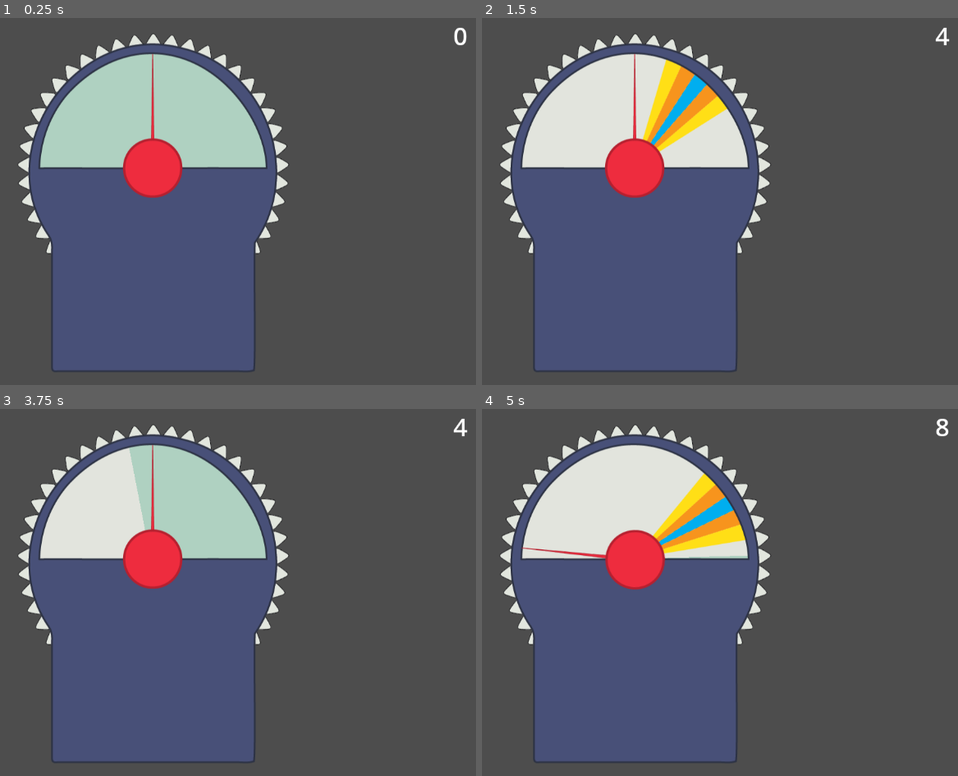
Above: before the commit, frames 1-4 (two rows, left to right).
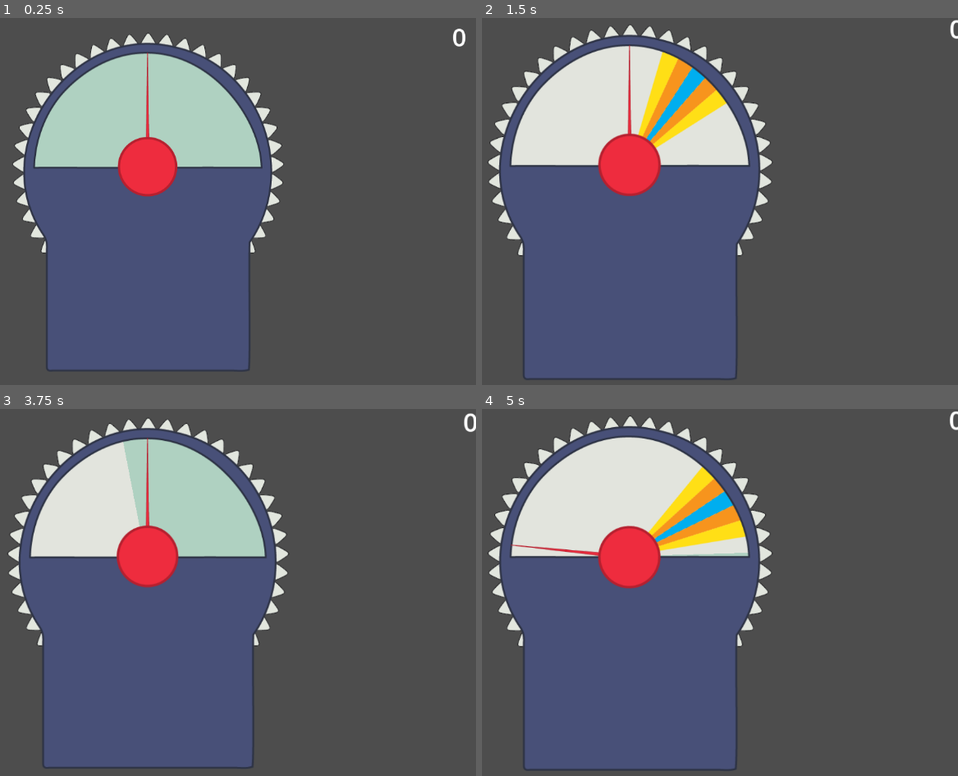
Above: after the commit, the same moments.

Repository: EshanDoes/wavelength--digital-version-
Game: Godot game, scene res://main.tscn
Same seed, same stepped clock (60 frames per second), same inputs: the game is played once before the commit and once after it.
Inputs (mouse positions are in pixels of both pictures, inside the frame that each line leads up to):
- Up to frame 1 (0.25 s): no input
- Up to frame 2 (1.5 s): tap Enter at 0.5 s; move the mouse to (772, 183) at 0.52 s; press the mouse at (772, 183) at 0.53 s; hold Right 0.53-1.28 s; move the mouse to (501, 219) at 1.27 s; release the mouse at (501, 219) at 1.28 s; hold Down from 1.28 s (still down); click (501, 219) at 1.35 s
- Up to frame 3 (3.75 s): tap Space at 2, 3.5 s; move the mouse to (214, 511) at 2.02 s; release Down at 2.03 s; press the mouse at (214, 511) at 2.03 s; hold Right 2.03-2.78 s; tap Alt at 2.1 s; tap Enter at 2.75 s; move the mouse to (114, 665) at 2.77 s; release the mouse at (114, 665) at 2.78 s; hold Up 2.78-3.53 s; tap Shift at 2.85 s; click (114, 665) at 3.05 s; move the mouse to (342, 647) at 3.52 s; press the mouse at (342, 647) at 3.53 s; hold Left from 3.53 s (still down)
- Up to frame 4 (5 s): keep holding Left; move the mouse to (outside the picture) at 4.27 s; release the mouse at (outside the picture) at 4.28 s; click (outside the picture) at 4.35 s

The runs differ from the first frame. In frame 1, 6.2% of the frame differs, in the area x 2-99%, y 2-97%; in frame 2, 11%, in the area x 1-100%, y 0-99%; in frame 3, 8.4%; in frame 4, 11%.

Commit message:
Hourly Commit 4.5 (Day 4)
Added a few ways to juice up the game, which are a slide effect for the cover, a zoom in for when you choose a position, and a slight bounce and color change for the points going up.

Diff:
--- a/main.tscn
+++ b/main.tscn
@@ -1,11 +1,13 @@
-[gd_scene load_steps=9 format=3 uid="uid://cdak4o3njegvw"]
+[gd_scene load_steps=11 format=3 uid="uid://cdak4o3njegvw"]
 
 [ext_resource type="Texture2D" uid="uid://1ujc8g15k8a5" path="res://sprites/board/boardtarget.png" id="1_0xm2m"]
 [ext_resource type="Texture2D" uid="uid://brq28asvb3ok3" path="res://sprites/board/boardtop.png" id="1_ig7tw"]
 [ext_resource type="Script" uid="uid://br2xcf8kanvej" path="res://scripts/targetrandomizer.gd" id="2_h2yge"]
 [ext_resource type="Script" uid="uid://bfg0fhne22jb3" path="res://scripts/coveranimation.gd" id="3_7mycd"]
 [ext_resource type="Texture2D" uid="uid://x3mcta2tdgs4" path="res://sprites/board/boardselector.png" id="4_1bvp3"]
+[ext_resource type="AudioStream" uid="uid://ewqnov2ow463" path="res://sounds/sliding.ogg" id="4_272bh"]
 [ext_resource type="Script" uid="uid://dt7l7gb4psnty" path="res://scripts/selector.gd" id="4_lquwl"]
+[ext_resource type="Script" uid="uid://cliy8teaersbg" path="res://scripts/camerazoom.gd" id="8_5vw27"]
 
 [sub_resource type="RectangleShape2D" id="RectangleShape2D_1bvp3"]
 size = Vector2(0.5, 13)
@@ -16,11 +18,13 @@
 [node name="Main" type="Node2D"]
 
 [node name="Board Background" type="Polygon2D" parent="."]
+position = Vector2(-7, -3.5)
 color = Color(0.886275, 0.894118, 0.866667, 1)
-polygon = PackedVector2Array(578, 54, 524, 63, 524, 63, 482, 84, 438, 119, 415, 144, 397, 179, 382, 217, 378, 273, 791, 274, 792, 248, 781, 202, 760, 166, 742, 137, 703, 97, 667, 73)
+polygon = PackedVector2Array(578, 54, 524, 63, 524, 63, 482, 84, 438, 119, 415, 144, 397, 179, 382, 217, 378, 273, 791, 274, 792, 248, 781, 202, 760, 166, 742, 137, 703, 97, 647, 62.5)
 
 [node name="Target" type="StaticBody2D" parent="."]
-position = Vector2(584, 262)
+position = Vector2(577, 258.5)
+rotation = 1.22173
 script = ExtResource("2_h2yge")
 
 [node name="Target Sprite" type="Sprite2D" parent="Target"]
@@ -28,22 +32,25 @@
 offset = Vector2(0, -100)
 
 [node name="4point" type="Area2D" parent="Target"]
+monitorable = false
 
 [node name="4 Point Collision" type="CollisionPolygon2D" parent="Target/4point"]
 polygon = PackedVector2Array(-14, -201, 14, -201, 1, 1)
 
 [node name="3point" type="Area2D" parent="Target"]
+monitorable = false
 
 [node name="3 Point Collision" type="CollisionPolygon2D" parent="Target/3point"]
 polygon = PackedVector2Array(-42, -197, -14, -200, 14, -201, 43, -196, 1, 1)
 
 [node name="2point" type="Area2D" parent="Target"]
+monitorable = false
 
 [node name="2 Point Collision" type="CollisionPolygon2D" parent="Target/2point"]
 polygon = PackedVector2Array(-42, -197, -14, -200, 14, -201, 43, -196, 71, -188, 1, 1, -71, -188)
 
 [node name="Board Cover" type="StaticBody2D" parent="."]
-position = Vector2(584, 266)
+position = Vector2(577, 262.5)
 script = ExtResource("3_7mycd")
 
 [node name="Polygon2D2" type="Polygon2D" parent="Board Cover"]
@@ -51,16 +58,20 @@
 color = Color(0.690196, 0.823529, 0.756863, 1)
 polygon = PackedVector2Array(591.823, 53.6762, 548.813, 53.9523, 518.123, 64.8675, 493.49, 77.6039, 471.885, 91.2509, 4 …(339 unchanged characters)…
 
+[node name="slidingsfx" type="AudioStreamPlayer2D" parent="Board Cover"]
+stream = ExtResource("4_272bh")
+volume_db = 3.0
+
 [node name="Board" type="Sprite2D" parent="."]
-position = Vector2(585, 325)
+position = Vector2(578, 322)
 texture = ExtResource("1_ig7tw")
 
 [node name="Selector" type="CharacterBody2D" parent="."]
-position = Vector2(585, 264)
+position = Vector2(578, 260.5)
 script = ExtResource("4_lquwl")
 
 [node name="Board Selector" type="Sprite2D" parent="Selector"]
-position = Vector2(-1, 1)
+position = Vector2(-1, 0)
 texture = ExtResource("4_1bvp3")
 offset = Vector2(0, -75)
 
@@ -69,17 +80,25 @@
 monitoring = false
 
 [node name="Hitbox" type="CollisionShape2D" parent="Selector/collision"]
-position = Vector2(1, -188)
+position = Vector2(0, -188)
 shape = SubResource("RectangleShape2D_1bvp3")
 
 [node name="Points Counter" type="Label" parent="."]
+anchors_preset = 1
+anchor_left = 1.0
+anchor_right = 1.0
 offset_left = 932.0
 offset_right = 1137.0
 offset_bottom = 61.0
+grow_horizontal = 0
 text = "0"
 label_settings = SubResource("LabelSettings_7mycd")
 horizontal_alignment = 2
 justification_flags = 162
+
+[node name="Camera" type="Camera2D" parent="."]
+position = Vector2(578, 322)
+script = ExtResource("8_5vw27")
 
 [connection signal="area_entered" from="Target/4point" to="Selector" method="four_entered"]
 [connection signal="area_exited" from="Target/4point" to="Selector" method="four_exited"]
--- /dev/null
+++ b/scripts/camerazoom.gd
@@ -0,0 +1,20 @@
+extends Node
+
+var zoomLevel = 1.0
+
+# Detect the input and zoom in camera for a slight bit of extra juice
+func _input(event):
+	if(event.is_action_pressed("click") and $"/root/Main/Board Cover".rotation_degrees == 0):
+		for i in 50:
+			zoomLevel = (ease(i/50.0, 0.4)*0.05) + 1
+			self.zoom.x = zoomLevel
+			self.zoom.y = zoomLevel
+
+			await get_tree().create_timer(0.01).timeout
+		await get_tree().create_timer(2.25).timeout
+		for i in 50:
+			zoomLevel = 1.05 - (ease(i/50.0, 0.4)*0.05)
+			self.zoom.x = zoomLevel
+			self.zoom.y = zoomLevel
+
+			await get_tree().create_timer(0.01).timeout
--- a/scripts/coveranimation.gd
+++ b/scripts/coveranimation.gd
@@ -9,16 +9,18 @@
 
 # Cover opening animation
 func CoverOpen(animationTime):
+	$slidingsfx.play()
+
 	for i in animationTime:
 		self.rotation_degrees = ease(i/animationTime, 0.3) * 180
 		await get_tree().create_timer(0.01).timeout
-
-		print(self.rotation_degrees)
+		#print(self.rotation_degrees)
 
 # Cover closing animation
 func CoverClose(animationTime):
+	$slidingsfx.play()
+
 	for i in animationTime:
-		self.rotation_degrees = 180 + round(-ease(i/animationTime, 0.3) * 180)
+		self.rotation_degrees = 180 - round(ease(i/animationTime, 0.3) * 180)
 		await get_tree().create_timer(0.01).timeout
-
-		print(self.rotation_degrees)
+		#print(self.rotation_degrees)
--- a/scripts/selector.gd
+++ b/scripts/selector.gd
@@ -16,34 +16,45 @@
 func _input(event):
 	if(event.is_action_pressed("click") and $"/root/Main/Board Cover".rotation_degrees == 0):
 		totalpoints += pointsadded
-		$"/root/Main/Points Counter".text = str(totalpoints)
+
+		await get_tree().create_timer(3.8).timeout
+		textEffect(25.0)
 
 # Detect collision (slightly unoptimized)
 func four_entered(area: Area2D) -> void:
 	pointsadded = 4
-
 	print("Four point entered.")
 func four_exited(area: Area2D) -> void:
 	if pointsadded == 4:
 		pointsadded = 3
-
 	print("Four point exited.")
 func three_entered(area: Area2D) -> void:
 	if pointsadded == 2:
 		pointsadded = 3
-
 	print("Three point entered.")
 func three_exited(area: Area2D) -> void:
 	if pointsadded >= 3:
 		pointsadded = 2
-
 	print("Three point exited.")
 func two_entered(area: Area2D) -> void:
 	if pointsadded == 0:
 		pointsadded = 2
-
 	print("Two point entered.")
 func two_exited(area: Area2D) -> void:
 	pointsadded = 0
+	print("Two point exited.")
 
-	print("Two point exited.")
+# Text points effect for extra juice
+func textEffect(animationTime):
+	var currentColor = Color(1.0, 0.7, 0.0, 1.0)
+	$"/root/Main/Points Counter".text = str(totalpoints)
+
+	for i in animationTime:
+		var currentEase = ease(i/animationTime, 0.4)
+
+		currentColor = Color(1.0, currentEase*0.3+0.7, currentEase, 1.0)
+		$"/root/Main/Points Counter".label_settings.font_color = currentColor
+
+		$"/root/Main/Points Counter".position.y = currentEase*-10 + 10
+
+		await get_tree().create_timer(0.01).timeout
Not shown, added: scripts/camerazoom.gd.uid
Not shown, added: sounds/sliding.ogg.import
Not shown, added: sprites/board/leftcard.png.import
Not shown, added: sprites/board/rightcard.png.import
Not shown, added: sounds/sliding.ogg
